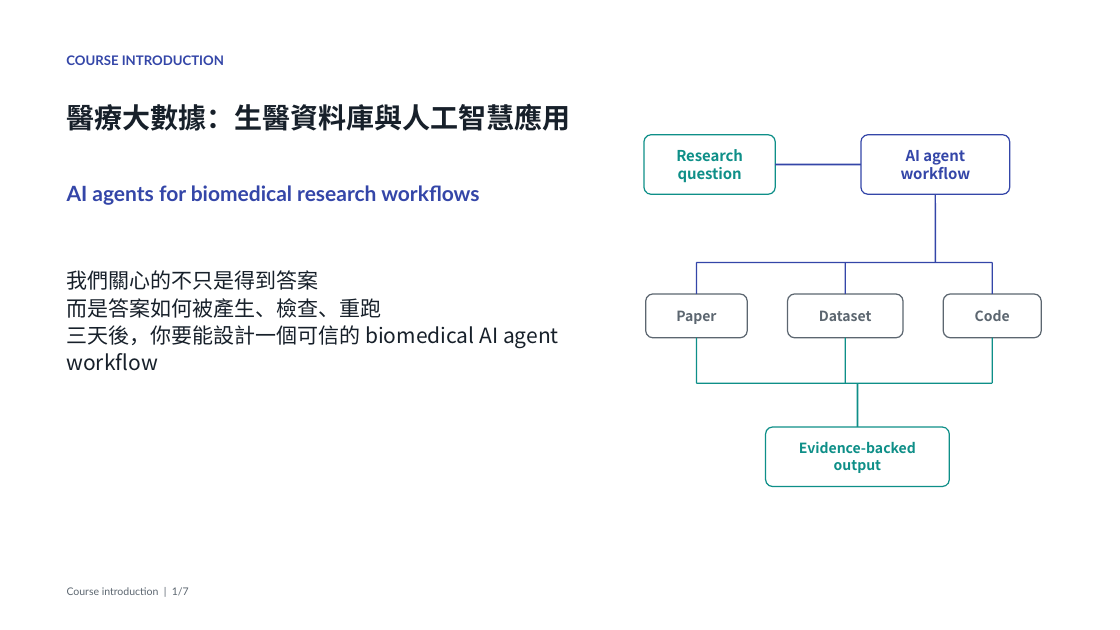
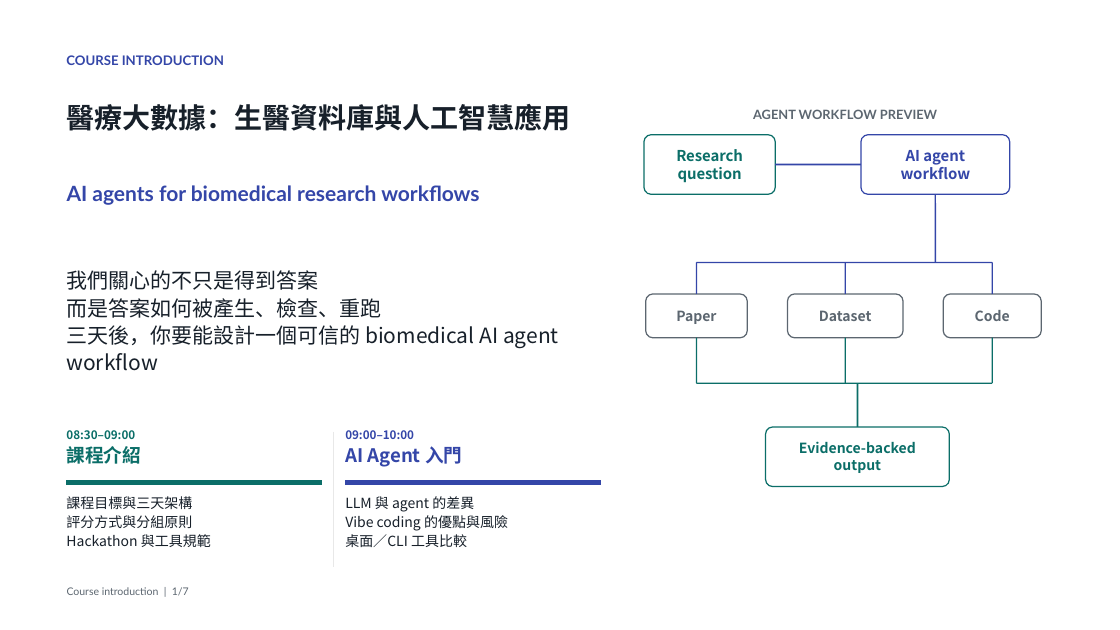
Before and after one commit to godkin1211/LLM_applications_on_BioMedicalData, a slide deck: slide 1 of slides/lesson-02-ai-agents-vibe-coding-desktop-utilities-animated.pptx. Drawn at 1120x630 pixels with LibreOffice and Linux fonts; fonts in the diff are those of the drawing. Boxes give left, top, right and bottom in pixels: in the first picture for what was removed or moved away, otherwise in the second. Text is boxed around its words. In the diff, an @@ line names an element or a change of style, - is before the commit and + after.

```diff
--- a/slides/lesson-02-ai-agents-vibe-coding-desktop-utilities-animated.pptx
+++ b/slides/lesson-02-ai-agents-vibe-coding-desktop-utilities-animated.pptx
@@ text added at (x1=753, y1=109, x2=937, y2=119), 11 pt, text #5C6670, bold @@
+AGENT WORKFLOW PREVIEW
@@ rounded rectangle "Research" at (x1=644, y1=134, x2=776, y2=194): text colour #0E8F88 to #0B6E68; outline #0E8F88 1.05 pt to #0B6E68 1.05 pt @@
@@ line (697, 338) - (697, 383): stroke #0E8F88 1.13 pt to #0B6E68 1.13 pt @@
@@ line (845, 338) - (845, 383): stroke #0E8F88 1.13 pt to #0B6E68 1.13 pt @@
@@ line (992, 338) - (992, 383): stroke #0E8F88 1.13 pt to #0B6E68 1.13 pt @@
@@ line (697, 383) - (992, 383): stroke #0E8F88 1.13 pt to #0B6E68 1.13 pt @@
@@ line (858, 383) - (858, 427): stroke #0E8F88 1.35 pt to #0B6E68 1.35 pt @@
@@ text added at (x1=66, y1=430, x2=140, y2=464), 10 pt, text #0B6E68, bold @@
+08:30–09:00
+課程介紹
@@ line added from (334, 432) to (334, 567), #E8E8E8 0.75 pt @@
@@ text added at (x1=345, y1=430, x2=462, y2=467), 10 pt, text #3446A8, bold @@
+09:00–10:00
+AI Agent 入門
@@ rounded rectangle "Evidence-backed" at (x1=765, y1=427, x2=949, y2=486): text colour #0E8F88 to #0B6E68; outline #0E8F88 1.05 pt to #0B6E68 1.05 pt @@
@@ rectangle added at (x1=66, y1=481, x2=322, y2=484), fill #0B6E68, outline #0B6E68 0 pt @@
@@ text added at (x1=66, y1=496, x2=211, y2=547), 12 pt, text #17202A @@
+課程目標與三天架構
+評分方式與分組原則
+Hackathon 與工具規範
@@ rectangle added at (x1=345, y1=481, x2=601, y2=484), fill #3446A8, outline #3446A8 0 pt @@
@@ text added at (x1=345, y1=496, x2=508, y2=547), 12 pt, text #17202A @@
+LLM 與 agent 的差異
+Vibe coding 的優點與風險
+桌面／CLI 工具比較
```
Also in this commit, not shown: 28 other slides changed, 1 slide removed, 8 other files.
